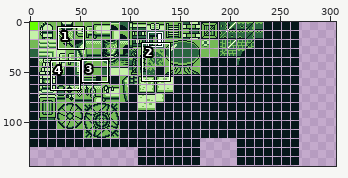
A sprite sheet gets an edit: Ruins-of-Aether/Tilemaps/castle.png. Above: a wide view before the commit, with the close-up outlined.
Close-up. Before:
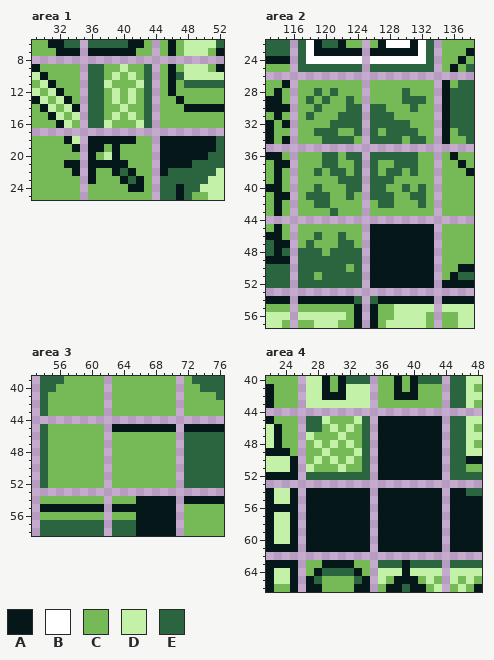
The file is 306x144 pixels. Colours within 5 levels of each other are drawn and written as one. Shown: area 1: x 29..52, y 6..25; area 2: x 113..138, y 22..57; area 3: x 53..76, y 39..58; area 4: x 22..48, y 40..66. The commit also changed other parts of the picture, which this record leaves out.
Palette (. is transparent): A #06171a  B #ffffff  C #75ba57  D #c4f1a8  E #2a6540
Pixels before, area 1, first column x 29:
 6 CCAAEE.EEEEEAAC.CACDDDDE
 7 CCCAAA.AAAAAACC.CACDDDCA
 8 ........................
 9 ACCCCC.EECCDCCE.CACDDDCA
10 DACCCC.EECDCDCE.CAEDDDDD
11 CDACCC.EEDCCCDE.CACEEEEE
12 DCDACC.EECDCDCE.CACCCCCC
13 ADCDAC.EECDCDCE.CCACCCCC
14 CADCDA.EECCDCCE.CCCAAAAA
15 CCADCD.EECDCDCE.CCCCCCCC
16 CCCADC.EEDCCCDE.CCCCCCCC
17 ........................
18 CCCCAD.AAAAAACC.AAAAAAAE
19 CCCCCA.AACACCCC.AAAAAAAE
20 CCCCCC.ACDACCCC.AAAAAAEE
21 CCCCAA.AAAAACCC.AAAAEEEE
22 CCCCCA.ACCAEACC.AEEEEEED
23 CCCCCC.ACCCAEAC.EEEEEEDD
24 CCCCCC.CCCCCAAC.EEAEEDDD
25 CCCCCC.CCCCCCCC.EEAECCDD
Pixels before, area 2, first column x 113:
22 EEE.EBAEEACC.CABBBABE.CCCC
23 EEE.EBAAAAAA.AAAAAABE.CCCA
24 AAA.EBBBBBBB.BBBBBBBE.CCAC
25 CCC.EEEEEEEE.EEEEEEEE.CACE
26 ..........................
27 CCA.CCCCCCCC.CCCCCCCC.ACEE
28 CAC.CCECECCC.CCCCECCC.AEEE
29 AAC.CECECCEC.CCCCEEEC.AEEE
30 AAA.CCECCCEE.EECCCECC.AEEE
31 CAC.CECCCEEE.EEECCCCC.AEEE
32 ACA.CCCCEEEE.EEEEECCC.AEEE
33 ACC.CCEEECCE.ECEEEECC.ACEE
34 ACA.CCCEEEEC.EEEECEEC.ACCE
35 ..........................
36 AAC.CCCEECEE.EEEEEECC.CACC
37 CAA.CCCEECCE.ECCEEECC.CCAC
38 CAC.CCECEECE.ECEECECC.CCCA
39 CAC.CCCCCEEE.EEECCCCC.CCCC
40 AAC.CCECCCEE.EECCECEC.CCCC
41 CAA.CEEECCEC.EEECCEEC.CCCC
42 CAC.CCEECCCC.CEECCCEC.CCCC
43 CAC.CCCCECCC.CCCCCCCC.CCCC
44 ..........................
45 CAC.CCCCCCCC.AAAAAAAA.CCCC
46 AAC.CCECCECC.AAAAAAAA.CCCC
47 EAA.CECCCEEC.AAAAAAAA.CCCC
48 EAE.EEECEEEE.AAAAAAAA.CCCC
49 AAA.EEEEEEEE.AAAAAAAA.CCCC
50 EEE.EEEEEECE.AAAAAAAA.CCAA
51 EEE.EECEEEEE.AAAAAAAA.CAEE
52 EEE.EEEEEEEE.AAAAAAAA.AAAA
53 ..........................
54 AAA.AAAAAAAE.EAAAAAAA.AAAA
55 CCC.CCCCCCCA.ACCDDDDD.DDDD
56 DDD.DDDDDDCA.ACCDDDDC.CCDD
57 DDC.CCDDDCCA.ACDDDDDC.CCDD
Pixels before, area 3, first column x 54:
39 EEECCCCC.CCCCCCCC.CEEEE
40 EECCCCCC.CCCCCCCC.CCEEE
41 ECCCCCCC.CCCCCCCC.CCCCE
42 ECCCCCCC.CCCCCCCC.CCCCC
43 ECCCCCCC.CCCCCCCC.CCCCC
44 .......................
45 ECCCCCCC.AAAAAAAA.AAAAA
46 ECCCCCCC.CCCCCCCC.EEEEE
47 ECCCCCCC.CCCCCCCC.EEEEE
48 ECCCCCCC.CCCCCCCC.EEEEE
49 ECCCCCCC.CCCCCCCC.EEEEE
50 ECCCCCCC.CCCCCCCC.EEEEE
51 ECCCCCCC.CCCCCCCC.EEEEE
52 ECCCCCCC.CCCCCCCC.EEEEE
53 .......................
54 CCCCCCCC.CCCAAAAA.AAAAA
55 AAAAAAAA.AAAAAAAA.CCCCC
56 CCCCCCCC.CCCAAAAA.CCCCC
57 EEEEEEEE.EEEAAAAA.CCCCC
58 EEEEEEEE.EEEAAAAA.CCCCC
Pixels before, area 4, first column x 22:
40 CCCC.DDACAEEE.CCACAEEE.EEDD
41 ACCC.DDACADDD.CCACACCC.EEDC
42 ACCC.DDAAADDD.CCAAACCC.EEDD
43 ACCC.DDDDDDDD.CCCCCCCC.EEDC
44 ...........................
45 ACCC.EEDCCCDE.AAAAAAAA.EEDD
46 DACC.EECDCDCE.AAAAAAAA.EEDC
47 DACC.DCCCDCCE.AAAAAAAA.EEDD
48 DACC.CDCDCDCE.AAAAAAAA.EEDC
49 AAAC.CCDCCCDE.AAAAAAAA.EEDD
50 DDDA.CDCDCDCE.AAAAAAAA.EEAA
51 DDDA.DCCCDCCE.AAAAAAAA.EECC
52 AAAA.EEEEEEEE.AAAAAAAA.EEEE
53 ...........................
54 ADDA.AAAAAAAA.AAAAAAAA.AAEE
55 ADDA.AAAAAAAA.AAAAAAAA.AAAA
56 AAAA.AAAAAAAA.AAAAAAAA.AAAA
57 ADDA.AAAAAAAA.AAAAAAAA.AAAA
58 ADDA.AAAAAAAA.AAAAAAAA.AAAA
59 ADDA.AAAAAAAA.AAAAAAAA.AAAA
60 ADDA.AAAAAAAA.AAAAAAAA.AAAA
61 AAAA.AAAAAAAA.AAAAAAAA.AAAA
62 ...........................
63 AAAA.CCAAAACC.EEEAEEEE.EEEE
64 ADDA.CAEEEEAC.DDDADDDD.DDDD
65 ADDA.AECCCCEA.DCAAACDC.DCDC
66 ACCA.AACCCCAA.CAAEAACD.CDCA
After:
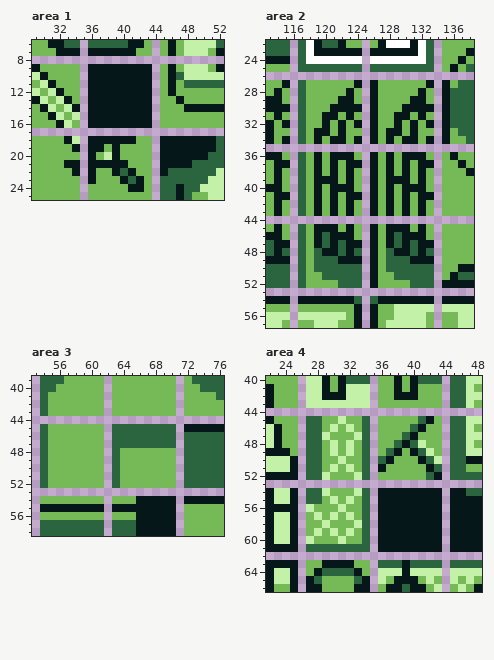
Difference:
Area 1:
y 9: x 36..43 EECCDCCE -> AAAAAAAA
y 10: x 36..43 EECDCDCE -> AAAAAAAA
y 11: x 36..43 EEDCCCDE -> AAAAAAAA
y 12..13: x 36..43 EECDCDCE -> AAAAAAAA
y 14: x 36..43 EECCDCCE -> AAAAAAAA
y 15: x 36..43 EECDCDCE -> AAAAAAAA
y 16: x 36..43 EEDCCCDE -> AAAAAAAA
Area 2:
y 27: x 117 C -> E; x 124 C -> A; x 126 C -> A; x 133 C -> A
y 28: x 117 C -> E; x 119 E -> C; x 121 E -> C; x 123 C -> A; x 126 C -> A; x 130 E -> C; x 132 C -> A
y 29: x 117..118 CE -> EC; x 120 E -> C; x 122..123 CE -> AA; x 126 C -> A; x 130..132 EEE -> CAA
y 30: x 117 C -> E; x 119 E -> C; x 121..124 CCEE -> AAAA; x 126..127 EE -> AC; x 130..133 CECC -> AAAA
y 31: x 117..118 CE -> EC; x 120..124 CCEEE -> AACAC; x 126..130 EEECC -> ACCAA; x 132 C -> A
y 32: x 117 C -> E; x 120..124 CEEEE -> ACACA; x 126..131 EEEEEC -> ACCACA; x 133 C -> A
y 33: x 117 C -> E; x 119..122 EEEC -> AACA; x 124 E -> C; x 126 E -> A; x 128..131 EEEE -> AACA
y 34: x 117 C -> E; x 119..124 CEEEEC -> ACAACA; x 126..133 EEEECEEC -> ACACAACA
y 36: x 117 C -> E; x 119..124 CEECEE -> ACAAAC; x 126..132 EEEEEEC -> ACACAAA
y 37: x 117 C -> E; x 119..121 CEE -> ACA; x 123..124 CE -> AA; x 126 E -> A; x 128..133 CEEECC -> ACACAA
y 38: x 117 C -> E; x 119 E -> A; x 121..124 EECE -> ACAC; x 126 E -> A; x 128..132 EECEC -> ACACA
y 39: x 117 C -> E; x 119..124 CCCEEE -> AAACAC; x 126..130 EEECC -> ACAAA; x 132 C -> A
y 40: x 117 C -> E; x 119 E -> A; x 121..124 CCEE -> AAAC; x 126..128 EEC -> ACA; x 130..132 ECE -> AAA
y 41: x 117..121 CEEEC -> ECACA; x 123..124 EC -> AA; x 126..128 EEE -> ACA; x 130..133 CEEC -> ACAA
y 42: x 117 C -> E; x 119..121 EEC -> ACA; x 123 C -> A; x 126..128 CEE -> ACA; x 130 C -> A; x 132 E -> A
y 43: x 117 C -> E; x 119 C -> A; x 121 E -> A; x 123 C -> A; x 126 C -> A; x 128 C -> A; x 130 C -> A; x 132 C -> A
y 45: x 117 C -> E; x 119..121 CCC -> AAA; x 123 C -> A; x 127 A -> C; x 131 A -> C; x 133 A -> C
y 46: x 117 C -> E; x 119..123 ECCEC -> AEAAA; x 127 A -> C; x 129 A -> E; x 133 A -> C
y 47: x 117..121 CECCC -> ECAEA; x 123..124 EC -> AA; x 127 A -> C; x 129 A -> E; x 131 A -> E
y 48: x 118 E -> C; x 120..121 CE -> AA; x 123 E -> A; x 127..128 AA -> CE; x 131 A -> E; x 133 A -> E
y 49: x 118 E -> C; x 122..124 EEE -> AAA; x 127..130 AAAA -> CEEE
y 50: x 118 E -> C; x 123 C -> E; x 127..133 AAAAAAA -> CEEEEEE
y 51: x 118 E -> C; x 127..133 AAAAAAA -> CCEEEEE
y 52: x 118..121 EEEE -> CCCC; x 127..133 AAAAAAA -> CCCCEEE
Area 3:
y 45: x 63..70 AAAAAAAA -> EEEEEEEE
y 46..47: x 63..70 CCCCCCCC -> EEEEEEEE
y 48..52: x 63 C -> E
Area 4:
y 45: x 29 D -> C; x 31 C -> D; x 33 D -> C; x 36..41 AAAAAA -> CCCCCE; x 43 A -> C
y 46: x 36..40 AAAAA -> CCCCE; x 42..43 AA -> CC
y 47: x 27..29 DCC -> EED; x 31 D -> C; x 33 C -> D; x 36..39 AAAA -> CCCE; x 41..43 AAA -> CCC
y 48: x 27..28 CD -> EE; x 36..38 AAA -> CCE; x 40..43 AAAA -> EDCC
y 49: x 27..30 CCDC -> EECD; x 32..33 CD -> DC; x 36..37 AA -> CE; x 39 A -> C; x 41..43 AAA -> EDC
y 50: x 27..28 CD -> EE; x 30..32 DCD -> CDC; x 36 A -> E; x 38..40 AAA -> CCC; x 42..43 AA -> ED
y 51: x 27..28 DC -> EE; x 30..32 CDC -> DCD; x 37..41 AAAAA -> CCCCC; x 43 A -> E
y 52: x 29..33 EEEEE -> DCCCD; x 36..42 AAAAAAA -> CCCCCCE
y 54: x 27..34 AAAAAAAA -> EEDCCCDE
y 55: x 27..34 AAAAAAAA -> EECDCDCE
y 56: x 27..34 AAAAAAAA -> DCCCDCCE
y 57: x 27..34 AAAAAAAA -> CDCDCDCE
y 58: x 27..34 AAAAAAAA -> CCDCCCDE
y 59: x 27..34 AAAAAAAA -> CDCDCDCE
y 60: x 27..34 AAAAAAAA -> DCCCDCCE
y 61: x 27..34 AAAAAAAA -> EEEEEEEE
Boxes around the changes in both close-ups, in picture pixels (x1, y1, x2, y2):
changed: (88, 64, 152, 128)
changed: (298, 80, 434, 288)
changed: (112, 424, 176, 488)
changed: (306, 416, 442, 552)
